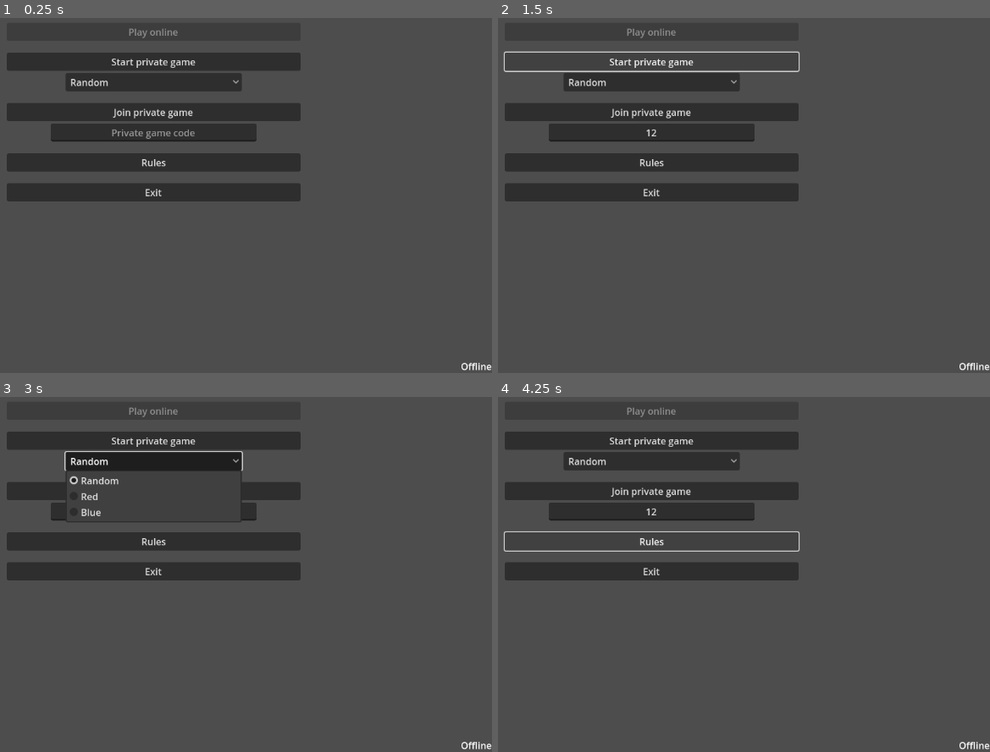
Above: before the commit, frames 1-4 (two rows, left to right).
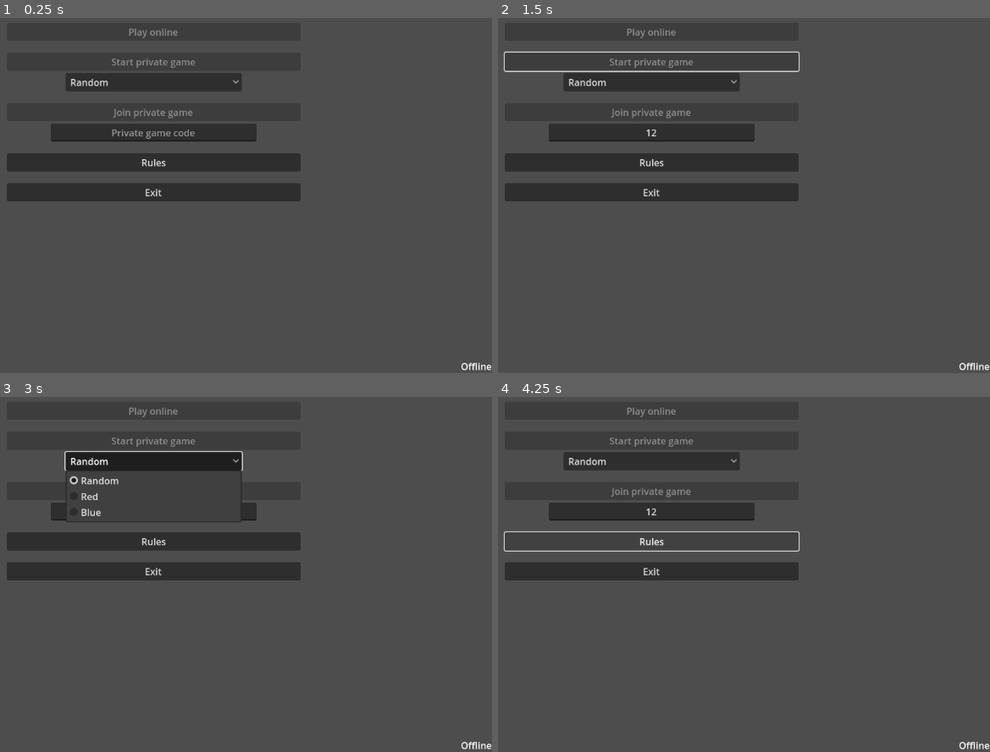
Above: after the commit, the same moments.

Repository: Bazsi1224/KesetClient
Game: Godot game, scene res://UI/MainMenu.tscn
Same seed, same stepped clock (60 frames per second), same inputs: the game is played once before the commit and once after it.
Inputs (mouse positions are in pixels of both pictures, inside the frame that each line leads up to):
- Up to frame 1 (0.25 s): no input
- Up to frame 2 (1.5 s): click (650, 131) at 0.52 s; type "12" at 0.6 s; click (650, 60) at 1.25 s, where only the run before the commit has a clickable "Start private game"
- Up to frame 3 (3 s): click (152, 439) at 2 s, where only the run before the commit has a clickable "Start private game"; click "Random" at 2.75 s
- Up to frame 4 (4.25 s): click "Rules" at 3.5 s

The runs differ from the first frame. In frame 1, 0.3% of the frame differs, in the area x 22-40%, y 11-29%; in frame 2, 0.3%; in frame 3, 0.1%; in frame 4, 0.3%.

Commit message:
Host and join buttons are disabled when offline

Diff:
--- a/Match/NetworkClient.gd
+++ b/Match/NetworkClient.gd
@@ -1,7 +1,7 @@
 extends Node
 var socket = StreamPeerTCP.new()
 var connecting_time = 0
-
+var online : bool
 
 # Called when the node enters the scene tree for the first time.
 func _ready():
@@ -12,6 +12,9 @@
 func _process(delta):
 	socket.poll()
 	var status = socket.get_status()
+
+	online = status == StreamPeerTCP.STATUS_CONNECTED
+
 	match( status ):
 		StreamPeerTCP.STATUS_NONE :
 			var error = socket.connect_to_host( "localhost", GameVariables.port )
--- a/Match/match.gd
+++ b/Match/match.gd
@@ -14,6 +14,11 @@
 
 # Called every frame. 'delta' is the elapsed time since the previous frame.
 func _process(_delta):
+	set_piece_tiles()
+
+
+
+func set_piece_tiles():
 	var pieces     = $Pieces.get_children()
 	var used_tiles = null
 	var tile       = null
--- a/UI/MainMenu.gd
+++ b/UI/MainMenu.gd
@@ -8,7 +8,14 @@
 
 # Called every frame. 'delta' is the elapsed time since the previous frame.
 func _process(delta):
-	pass
+	if $SessionFinder.online :
+		%ButtonPrivateGame.disabled = false
+		%ButtonJoinPrivate.disabled = false
+		%OnlineState.text = tr( "Online" )
+	else:
+		%ButtonPrivateGame.disabled = true
+		%ButtonJoinPrivate.disabled = true
+		%OnlineState.text = tr( "Offline" )
 
 
 func _on_button_exit_pressed():
--- a/UI/MainMenu.tscn
+++ b/UI/MainMenu.tscn
@@ -57,6 +57,7 @@
 layout_mode = 2
 
 [node name="ButtonPrivateGame" type="Button" parent="MarginContainer/VBoxContainer/VBoxContainer2"]
+unique_name_in_owner = true
 custom_minimum_size = Vector2(500, 0)
 layout_mode = 2
 size_flags_horizontal = 4
@@ -81,6 +82,7 @@
 layout_mode = 2
 
 [node name="ButtonJoinPrivate" type="Button" parent="MarginContainer/VBoxContainer/VBoxContainer"]
+unique_name_in_owner = true
 custom_minimum_size = Vector2(500, 0)
 layout_mode = 2
 size_flags_horizontal = 4
--- a/UI/SessionFinder.gd
+++ b/UI/SessionFinder.gd
@@ -1,6 +1,6 @@
 extends Node
 var socket = StreamPeerTCP.new()
-
+var online : bool
 
 # Called when the node enters the scene tree for the first time.
 func _ready():
@@ -11,12 +11,13 @@
 func _process(delta):
 	socket.poll()
 	var status = socket.get_status()
+
+	online = status == StreamPeerTCP.STATUS_CONNECTED
+
 	match( status ):
 		StreamPeerTCP.STATUS_NONE :
 			var error = socket.connect_to_host( "localhost", 51224 )
-			%OnlineState.text = tr( "Offline" )
 		StreamPeerTCP.STATUS_CONNECTED :
-			%OnlineState.text = tr( "Online" )
 			messaging()
 
 
